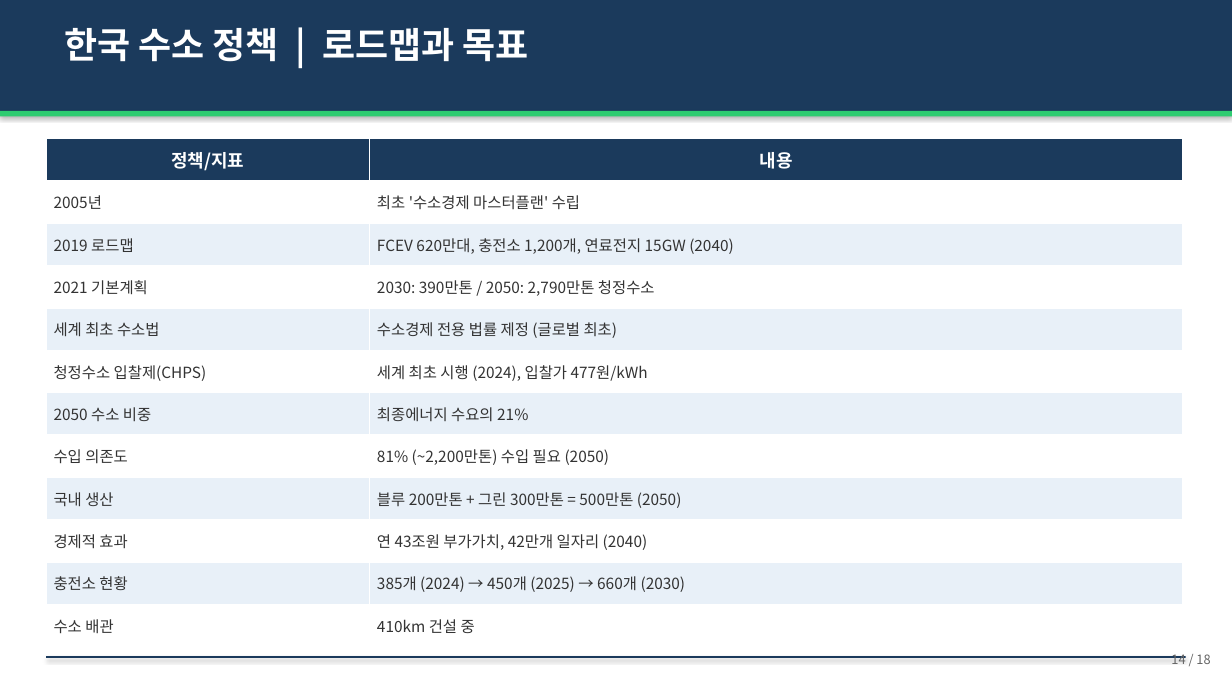
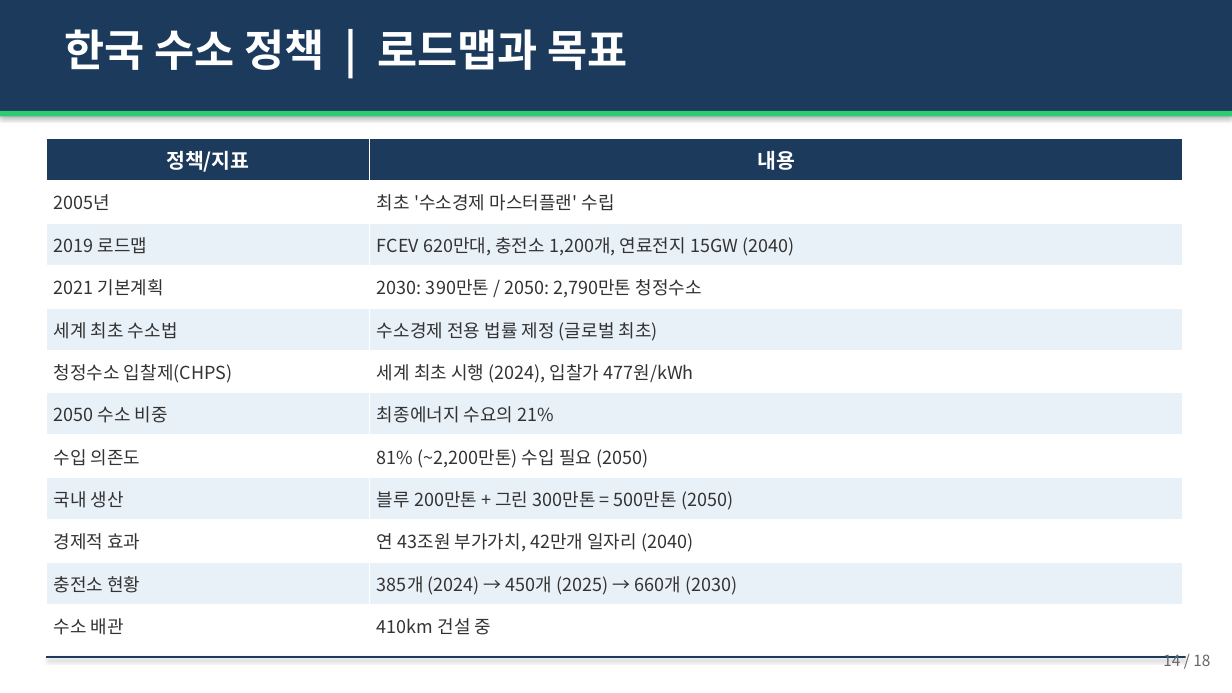
Before and after one commit to hpark1947/Hydrogen, a slide deck: slide 14 of Prompts/수소에너지_발표자료.pptx. Drawn at 1232x693 pixels with LibreOffice and Linux fonts; fonts in the diff are those of the drawing. Boxes give left, top, right and bottom in pixels: in the first picture for what was removed or moved away, otherwise in the second. Text is boxed around its words. In the diff, an @@ line names an element or a change of style, - is before the commit and + after.

```diff
--- a/Prompts/수소에너지_발표자료.pptx
+++ b/Prompts/수소에너지_발표자료.pptx
@@ text "한국 수소 정책 | 로드맵과 ..." at (64,29,628,70): size 28 to 34 pt @@
@@ table at (46,139,1183,647) @@
@@ size 14 to 16 pt in "정책/지표", "내용" @@
@@ size 12 to 14 pt @@
@@ text "14 / 18" at (1163,654,1210,666): size 10 to 12 pt @@
```
Also in this commit, not shown: 17 other slides changed, 1 other file.
